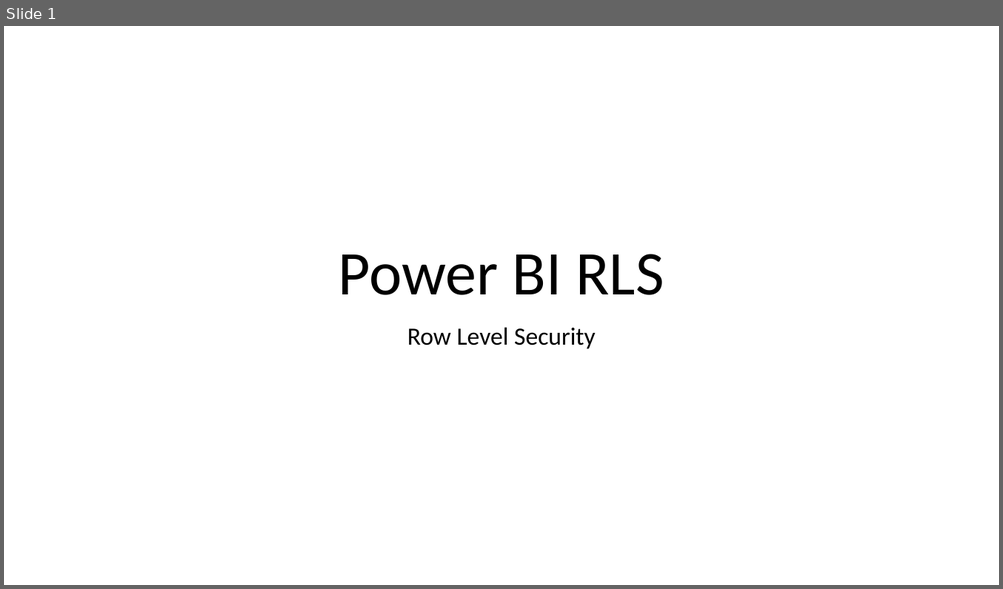
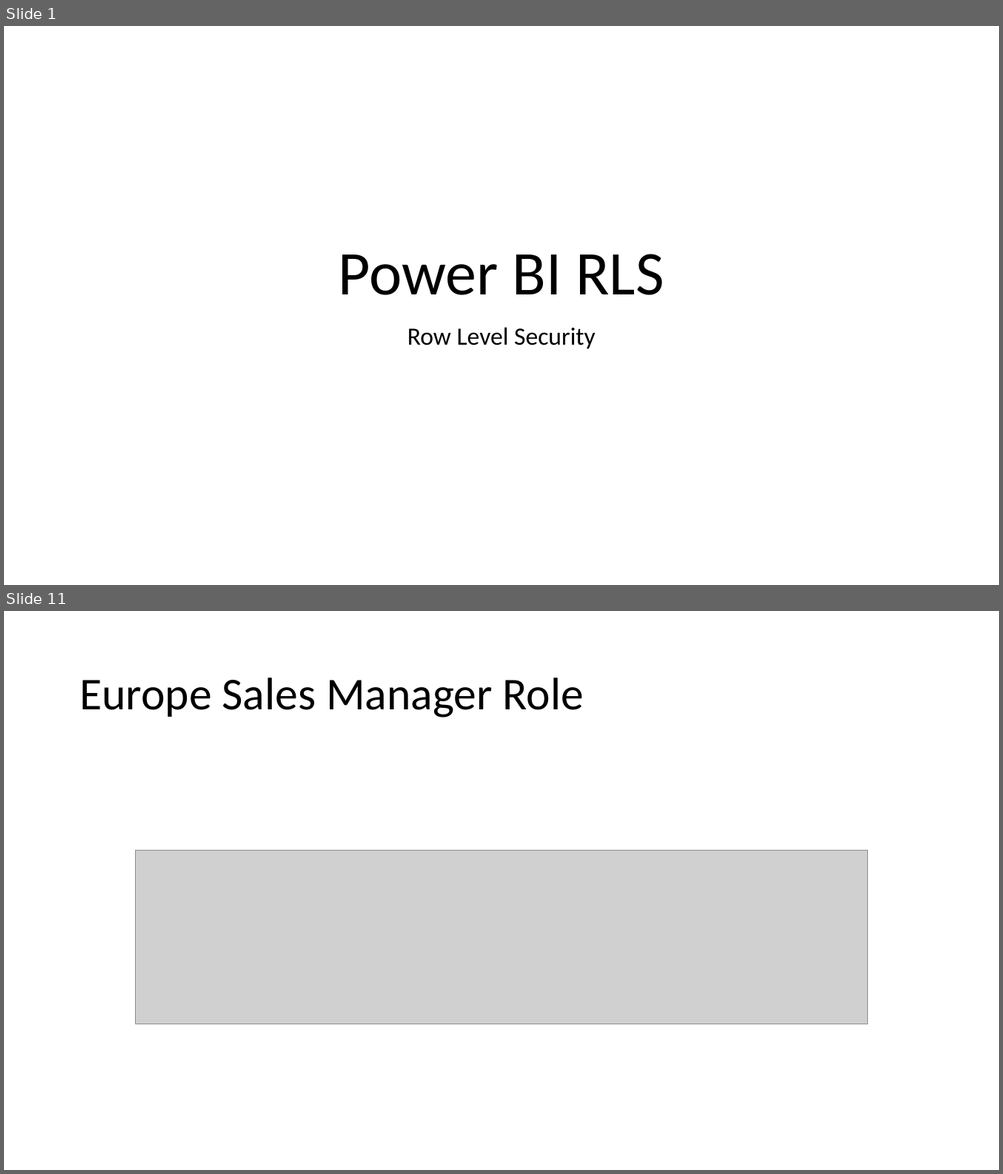
Before and after one commit to peterperov/PowerBIServer, a slide deck: Power BI Role Level Security.pptx. Shown one above the other, each under a label of ours: slide 1 before the commit, slides 1 and 11 after it; the slides between them are not shown. The pictures are 1003x589 and 1003x1174 pixels, drawn with LibreOffice and Linux fonts; fonts in the diff are those of the drawing; grey boxes stand for pictures. Boxes give left, top, right and bottom in pixels: in the first picture for what was removed or moved away, otherwise in the second. Text is boxed around its words. In the diff, an @@ line names an element or a change of style, - is before the commit and + after.

```diff
--- a/Power BI Role Level Security.pptx
+++ b/Power BI Role Level Security.pptx
@@ slide 11 added at (4, 611, 999, 1170), background #FFFFFF @@
@@ title added at (79, 678, 583, 718), 44 pt, text #000000 @@
+Europe Sales Manager Role
@@ picture added at (135, 851, 868, 1024) @@
```
Also in this commit, not shown: 1 slide changed, 14 other slides added.
